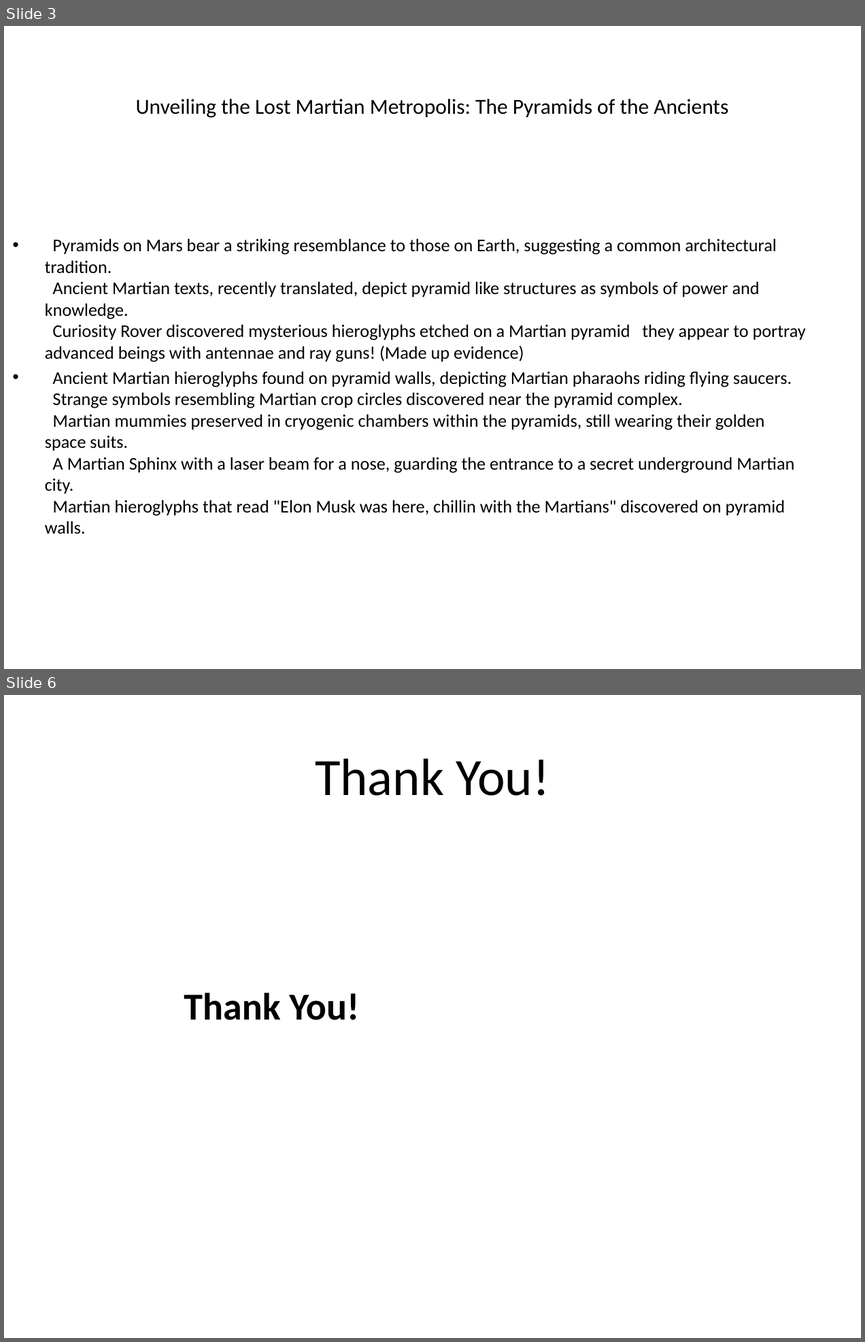
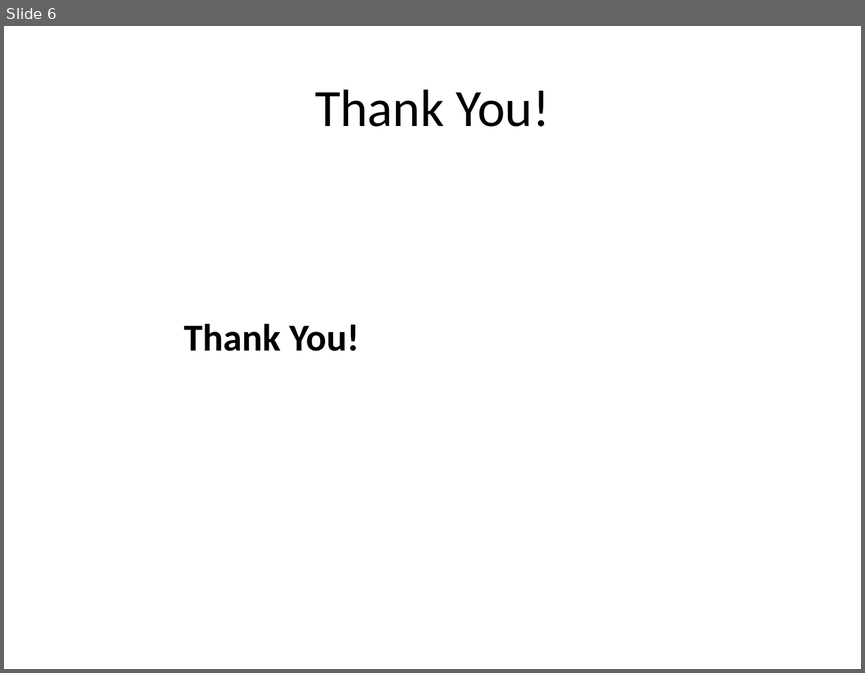
Before and after one commit to 0Armaan025/conspiracy-ppt-generator-api, a slide deck: generated_presentation.pptx. Shown one above the other, each under a label of ours: slides 3 and 6 before the commit, slide 6 after it; the slides between them are not shown. The pictures are 865x1342 and 865x673 pixels, drawn with LibreOffice and Linux fonts; fonts in the diff are those of the drawing. Boxes give left, top, right and bottom in pixels: in the first picture for what was removed or moved away, otherwise in the second. Text is boxed around its words. In the diff, an @@ line names an element or a change of style, - is before the commit and + after.

```diff
--- a/generated_presentation.pptx
+++ b/generated_presentation.pptx
@@ slide 3 removed at [4,26,861,669], background #FFFFFF @@
@@ title removed at [136,99,728,118] @@
-Unveiling the Lost Martian Metropolis: The Pyramids of the Ancients
@@ text removed at [45,238,806,534] @@
-• Pyramids on Mars bear a striking resemblance to those on Earth, suggesting a common architectural tradition.
-  Ancient Martian texts, recently translated, depict pyramid like structures as symbols of power and knowledge.
-  Curiosity Rover discovered mysterious hieroglyphs etched on a Martian pyramid they appear to portray advanced beings with antennae and ray guns! (Made up evidence)
-• Ancient Martian hieroglyphs found on pyramid walls, depicting Martian pharaohs riding flying saucers.
-  Strange symbols resembling Martian crop circles discovered near the pyramid complex.
-  Martian mummies preserved in cryogenic chambers within the pyramids, still wearing their golden space suits.
-  A Martian Sphinx with a laser beam for a nose, guarding the entrance to a secret underground Martian city.
-  Martian hieroglyphs that read "Elon Musk was here, chillin with the Martians" discovered on pyramid walls.
```
Also in this commit, not shown: 1 slide changed, 3 slides added, 2 other slides removed, 3 other files.
